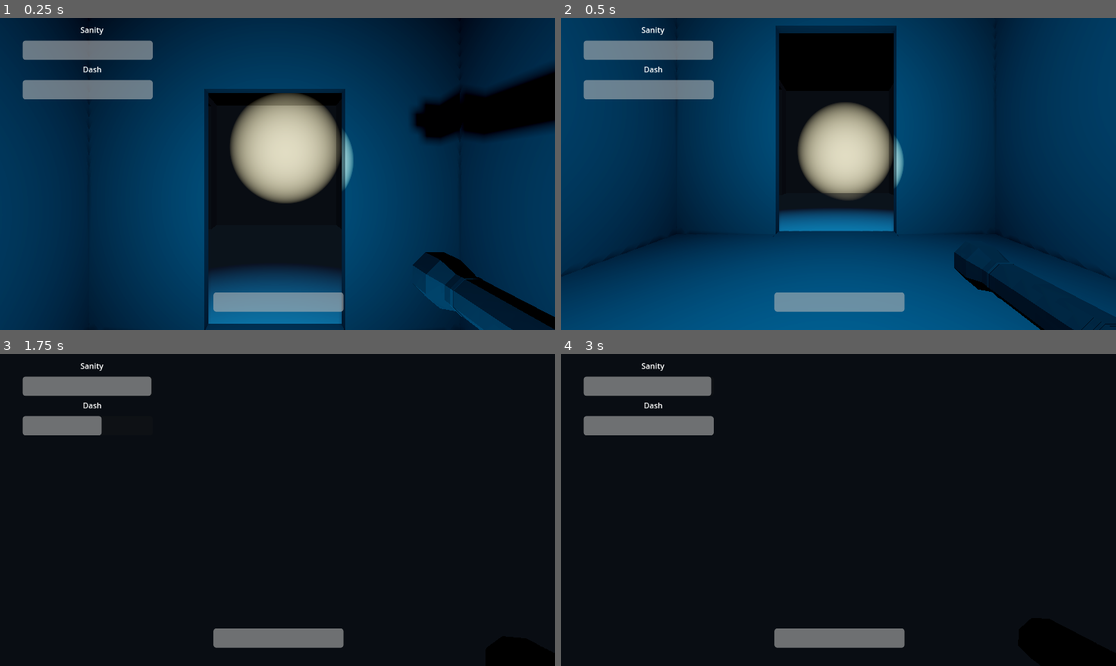
Above: before the commit, frames 1-4 (two rows, left to right).
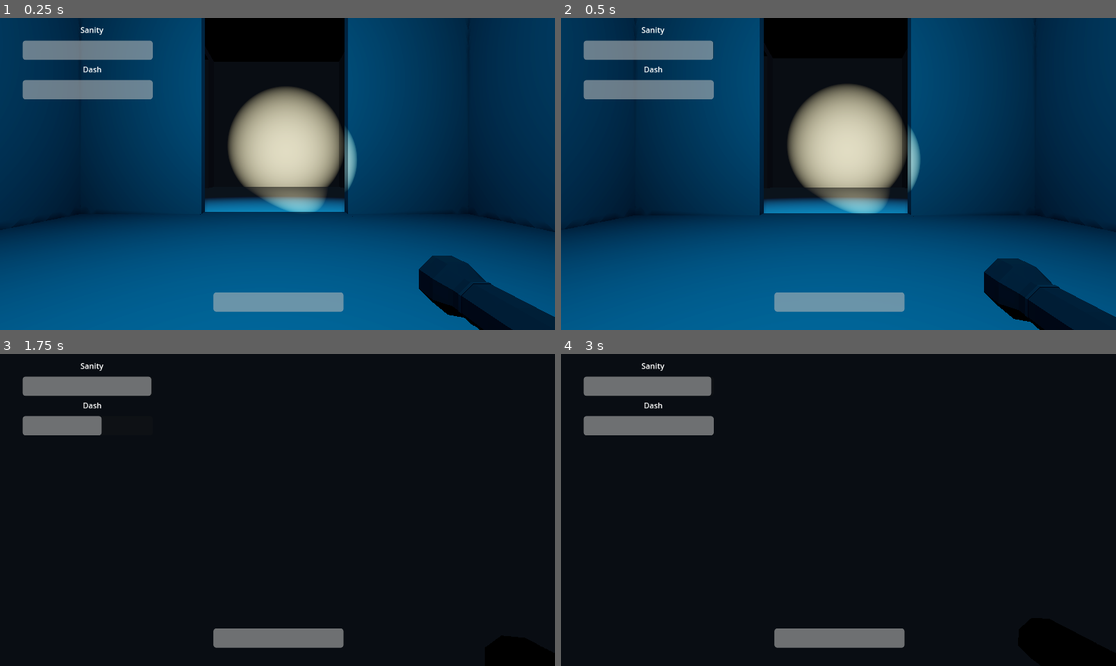
Above: after the commit, the same moments.

Repository: OmarCompiled/Stuck_NULL_BYTES
Game: Godot game, scene res://world.tscn
Same seed, same stepped clock (60 frames per second), same inputs: the game is played once before the commit and once after it.
Inputs (mouse positions are in pixels of both pictures, inside the frame that each line leads up to):
- Up to frame 1 (0.25 s): no input
- Up to frame 2 (0.5 s): no input
- Up to frame 3 (1.75 s): tap Enter (ui_accept) at 0.5, 0.77, 1.52 s; move the mouse to (305, 510) at 0.52 s; hold E (Dash) 0.53-1.28 s; hold W (MoveForward) from 0.53 s (still down); move the mouse to (249, 510) at 1.27 s; click (249, 510) at 1.35 s
- Up to frame 4 (3 s): keep holding W (MoveForward); move the mouse to (849, 503) at 2.02 s; hold Shift (Sprint) 2.03-2.78 s; tap Enter (ui_accept) at 2.75 s; move the mouse to (832, 516) at 2.77 s; tap N at 2.85 s

The runs differ from the first frame. In frame 1, 50% of the frame differs, in the area x 0-100%, y 0-100%; in frame 2, 30%; in frame 3, less than 0.1%; in frame 4, less than 0.1%.

Commit message:
Add motion to shadows so they follow the player

Diff:
--- a/godot/player.gd
+++ b/godot/player.gd
@@ -1,4 +1,6 @@
 extends CharacterBody3D
+
+@export var sanity_level: float
 
 # Movement
 var speed = 0;
@@ -33,6 +35,7 @@
 
 func _ready():
 	Input.set_mouse_mode(Input.MOUSE_MODE_CAPTURED)
+	sanity_level = $SanityBar.value
 
 func _unhandled_input(event: InputEvent) -> void:  # Yusuf, this function is only for unhandeled input(e.g. mouse motion)
 													# You're looking for _process()
--- a/godot/player.tscn
+++ b/godot/player.tscn
@@ -24,6 +24,7 @@
 
 [node name="Camera3D" type="Camera3D" parent="Head"]
 transform = Transform3D(1, 0, 0, 0, 1, 0, 0, 0, 1, 0, 0.636829, 0.00576949)
+cull_mask = 1048573
 current = true
 
 [node name="Flashlight" parent="Head/Camera3D" instance=ExtResource("2_onrkg")]
--- a/godot/prefabs/big_room.tscn
+++ b/godot/prefabs/big_room.tscn
@@ -1,7 +1,8 @@
-[gd_scene load_steps=4 format=3 uid="uid://cosd0okx85u28"]
+[gd_scene load_steps=5 format=3 uid="uid://cosd0okx85u28"]
 
 [ext_resource type="Script" uid="uid://dg0fdhchjs2xg" path="res://addons/SimpleDungeons/DungeonRoom3D.gd" id="1_jh716"]
 [ext_resource type="Script" uid="uid://b4avbg4f7ol2k" path="res://remove_unused_doors.gd" id="2_stqen"]
+[ext_resource type="PackedScene" uid="uid://cqagwekx7o53h" path="res://shadow.tscn" id="3_x4dnl"]
 
 [sub_resource type="StandardMaterial3D" id="StandardMaterial3D_stqen"]
 
@@ -42,3 +43,9 @@
 light_volumetric_fog_energy = 12.115
 light_size = 1.0
 omni_range = 9.28647
+
+[node name="Shadow" parent="." instance=ExtResource("3_x4dnl")]
+transform = Transform3D(1, 0, 0, 0, 1, 0, 0, 0, 1, -17, -12.8, 9)
+
+[node name="Shadow2" parent="." instance=ExtResource("3_x4dnl")]
+transform = Transform3D(1, 0, 0, 0, 1, 0, 0, 0, 1, -18, -12.8, -7)
--- a/godot/prefabs/entrance_room.tscn
+++ b/godot/prefabs/entrance_room.tscn
@@ -33,4 +33,5 @@
 [node name="RemoveUnusedDoors" type="Node" parent="."]
 script = ExtResource("2_st7u1")
 
-[node name="Player" parent="." instance=ExtResource("3_3r8h8")]
+[node name="Player" parent="." groups=["Player"] instance=ExtResource("3_3r8h8")]
+transform = Transform3D(1, 0, 0, 0, 1, 0, 0, 0, 1, 0, -3.38186, 0)
--- a/godot/project.godot
+++ b/godot/project.godot
@@ -18,6 +18,10 @@
 [editor_plugins]
 
 enabled=PackedStringArray("res://addons/SimpleDungeons/plugin.cfg")
+
+[global_group]
+
+Player=""
 
 [input]
 
--- /dev/null
+++ b/godot/shadow.gd
@@ -0,0 +1,32 @@
+extends CharacterBody3D
+
+const SPEED = 4.0
+const STOP_DIST = 3
+
+@onready var player
+
+func _ready() -> void:
+	player = get_tree().get_first_node_in_group("Player")
+
+func _physics_process(delta: float) -> void:
+	if player == null:
+		return
+	var pos = global_transform.origin
+	var target = player.global_transform.origin
+	var to_player = target - pos
+
+	var plane = Vector3(to_player.x, 0.0, to_player.z)
+	var dist = plane.length()
+
+	if dist > STOP_DIST:
+		var dir = plane / dist
+		velocity.x = dir.x * SPEED
+		velocity.z = dir.z * SPEED
+	else:
+		player.sanity_level -= 5
+		velocity.x = move_toward(velocity.x, 0.0, SPEED)
+		velocity.z = move_toward(velocity.z, 0.0, SPEED)
+
+	move_and_slide()
+
+	basis.looking_at(player.position, Vector3.UP)
--- /dev/null
+++ b/godot/shadow.tscn
@@ -0,0 +1,17 @@
+[gd_scene load_steps=4 format=3 uid="uid://cqagwekx7o53h"]
+
+[ext_resource type="Texture2D" uid="uid://c5w12ettvu2vj" path="res://assets/shadow.png" id="1_6pqxc"]
+[ext_resource type="Script" uid="uid://b5x3d1pweoiom" path="res://shadow.gd" id="1_n2o5g"]
+
+[sub_resource type="CapsuleShape3D" id="CapsuleShape3D_n2o5g"]
+height = 3.0
+
+[node name="Shadow" type="CharacterBody3D"]
+script = ExtResource("1_n2o5g")
+
+[node name="Sprite3D" type="Sprite3D" parent="."]
+transform = Transform3D(0.05, 0, 0, 0, 0.15, 0, 0, 0, 0.1, 0, 0, 0)
+texture = ExtResource("1_6pqxc")
+
+[node name="CollisionShape3D" type="CollisionShape3D" parent="."]
+shape = SubResource("CapsuleShape3D_n2o5g")
Binary file added: godot/assets/shadow.png
Not shown, added: godot/assets/shadow.png.import
Not shown, added: godot/shadow.gd.uid
